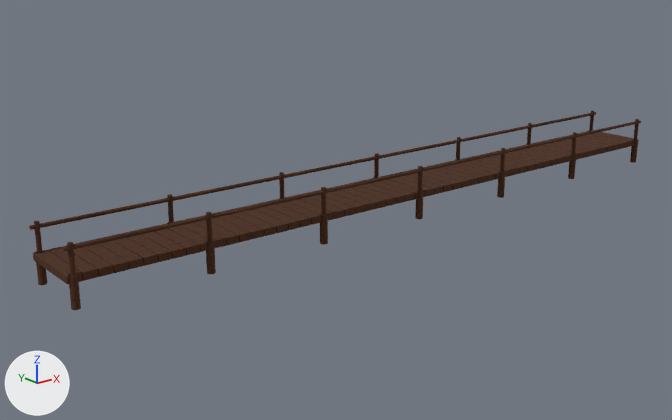
What one commit did to the glTF model assets/3d/sumer-buildings/bridge.glb.
Before and after are seen from a 50 mm camera at (-9.16, -19.5, 6.54) aimed at (4.69, -2.19, -0.39). Every picture has the same lights, and +X, +Y and +Z are marked at lower left. The first picture is the older version. Vertices at exactly the same position are counted once.

The first picture shows 'bridge-0'.
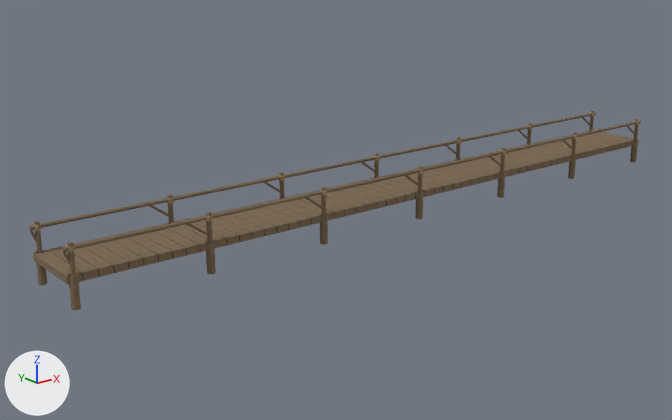
The change, as a list of edits to the scene's bpy script:
```text
Add mat_courtyard_wood:
    mat_courtyard_wood = bpy.data.materials.new('courtyard-wood')
    # colours: brown #8a755b
    # uses the picture img_assets_3d_textures_courtyard_wood_color_jpg
    # uses the picture img_assets_3d_textures_courtyard_wood_normal_jpg
Add mat_courtyard_reed:
    mat_courtyard_reed = bpy.data.materials.new('courtyard-reed')
    # colours: beige #b4a27b
    # uses the picture img_assets_3d_textures_courtyard_reed_color_jpg
    # uses the picture img_assets_3d_textures_courtyard_reed_normal_jpg
Change me_mesh_0:
    remove me_mesh_0.from_pydata(...)  # 1104 vertices, 1860 faces; spans x -3.0..15.0, y -3.9..-2.1, z -0.5..0.9
    add me_mesh_0.from_pydata(...)  # 1328 vertices, 2252 faces; spans x -3.0..15.0, y -3.9..-2.1, z -0.5..0.9
    me_mesh_0 part 1: the loose piece of 16 vertices spanning x -3.0..15.0, y -2.2, z 0.7..0.8 is copied, and the copy is turned 35.8 degrees about the y axis through its middle and scaled by 0.0342, then moved by (-3.2, 0.0, -0.2), in mat_courtyard_wood; it spans x 2.5..3.1, y -2.2, z 0.3..0.7
    me_mesh_0 part 2: the loose piece of 16 vertices spanning x -3.0..15.0, y -3.8, z 0.7..0.8 is copied, and the copy is turned 35.8 degrees about the y axis through its middle and scaled by 0.0342, then moved by (-3.2, 0.0, -0.2), in mat_courtyard_wood; it spans x 2.5..3.1, y -3.8, z 0.3..0.7
    me_mesh_0 part 3: the loose piece of 16 vertices spanning x -3.0..15.0, y -2.2, z 0.7..0.8 is copied, and the copy is turned 35.8 degrees about the y axis through its middle and scaled by 0.0342, then moved by (-6.2, 0.0, -0.2), in mat_courtyard_wood; it spans x -0.4..0.1, y -2.2, z 0.3..0.7
    me_mesh_0 part 4: the loose piece of 16 vertices spanning x -3.0..15.0, y -3.8, z 0.7..0.8 is copied, and the copy is turned 35.8 degrees about the y axis through its middle and scaled by 0.0342, then moved by (-6.2, 0.0, -0.2), in mat_courtyard_wood; it spans x -0.4..0.1, y -3.8, z 0.3..0.7
    me_mesh_0 part 5: 2 vertices moved within x -3.0, y -3.8..-2.2, z 0.7; 32 vertices added at x -3.0..-2.8, y -3.8..-2.2, z 0.4..0.7
    me_mesh_0 part 6: 1821 faces spanning x -3.0..15.0, y -3.9..-2.1, z -0.5..0.9 switch from mat_worn_timber to mat_courtyard_wood
    other edits to the shape of me_mesh_0 do not show in these pictures
Add ob_bridge_reed_mat:
    ob_bridge_reed_mat = bpy.data.objects.new('bridge-reed-mat', me_mesh_1)  # 924 vertices, 1680 faces; spans x -2.9..14.9, y -3.9..-2.1, z 0.7..0.8
    ob_bridge_reed_mat.location = (0.0, 0.0, 0.0)
```

Pixel boxes (x1, y1, x2, y2) of what changed, in the pictures (672 x 420 px):
'bridge-reed-mat', added
    after: (33, 112, 640, 252)
part 1 of me_mesh_0, added
    after: (263, 182, 281, 193)
part 2 of me_mesh_0, added
    after: (306, 197, 323, 209)
part 3 of me_mesh_0, added
    after: (149, 205, 170, 217)
part 4 of me_mesh_0, added
    after: (187, 224, 208, 236)
part 5 of me_mesh_0, built on
    before: (30, 115, 634, 251)
    after: (29, 115, 634, 265)
part 6 of me_mesh_0, recoloured (lighter)
    both: (29, 110, 641, 310)
